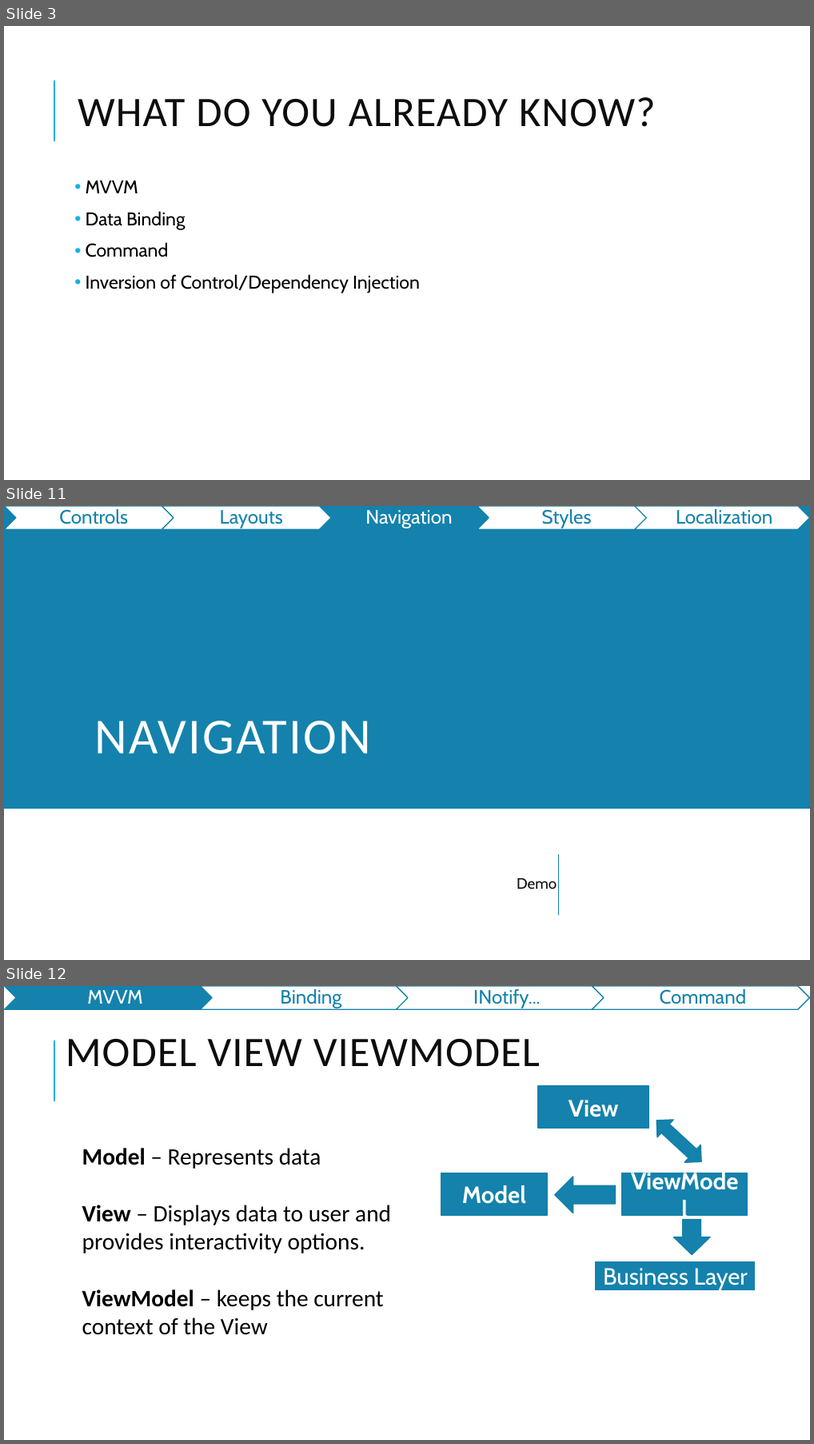
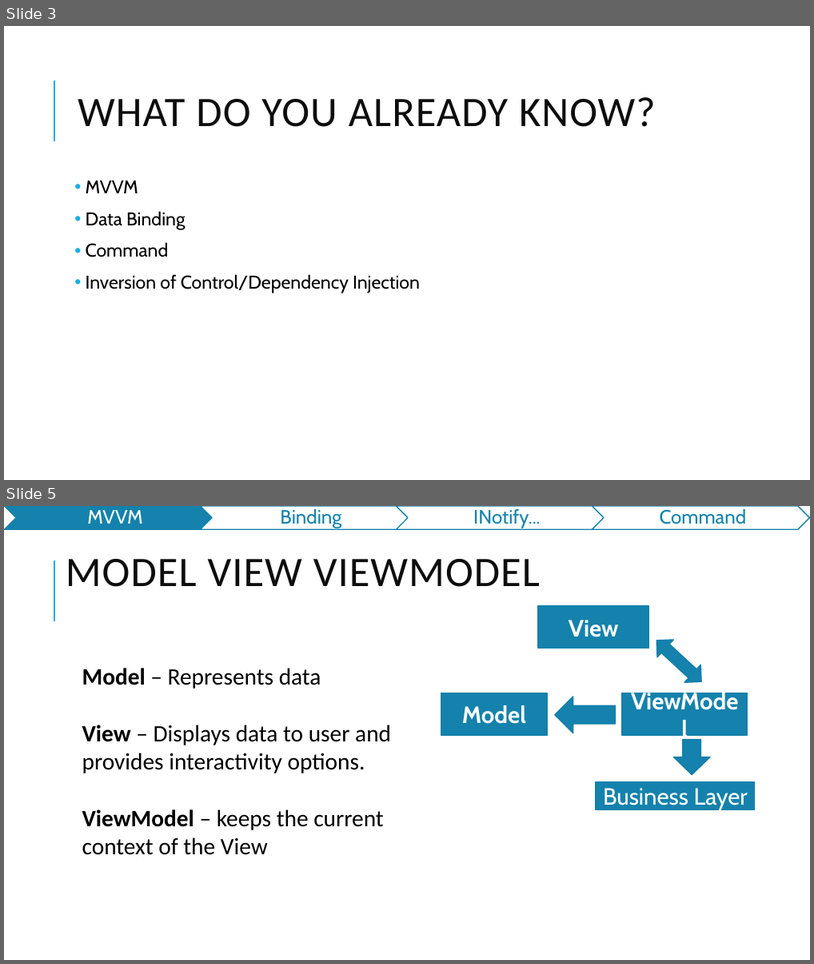
Before and after one commit to jasho/pv239-maui, a slide deck: 03_MVVM/PV239-Xamarin-03_MVVM.pptx. Shown one above the other, each under a label of ours: slides 3, 11 and 12 before the commit, slides 3 and 5 after it; the slides between them are not shown. The pictures are 814x1444 and 814x964 pixels, drawn with LibreOffice and Linux fonts; fonts in the diff are those of the drawing. Boxes give left, top, right and bottom in pixels: in the first picture for what was removed or moved away, otherwise in the second. Text is boxed around its words. In the diff, an @@ line names an element or a change of style, - is before the commit and + after.

```diff
--- a/03_MVVM/PV239-Xamarin-03_MVVM.pptx
+++ b/03_MVVM/PV239-Xamarin-03_MVVM.pptx
@@ slide 11 removed at (x1=4, y1=506, x2=810, y2=960), background #FFFFFF @@
@@ rectangle removed at (x1=4, y1=506, x2=810, y2=808) @@
@@ group removed at (x1=4, y1=506, x2=810, y2=529): 5 chevrons, 5 texts @@
-Controls
-Layouts
-Navigation
-Styles
-Localization
@@ title removed at (x1=95, y1=720, x2=371, y2=754) @@
-NAVIGATION
@@ line removed from (558, 915) to (558, 855) @@
@@ text removed at (x1=517, y1=877, x2=557, y2=888) @@
-Demo
@@ what was slide 12 is now slide 5 @@
```
Also in this commit, not shown: 3 slides changed, 1 slide added, 6 other slides removed, 20 other files.
